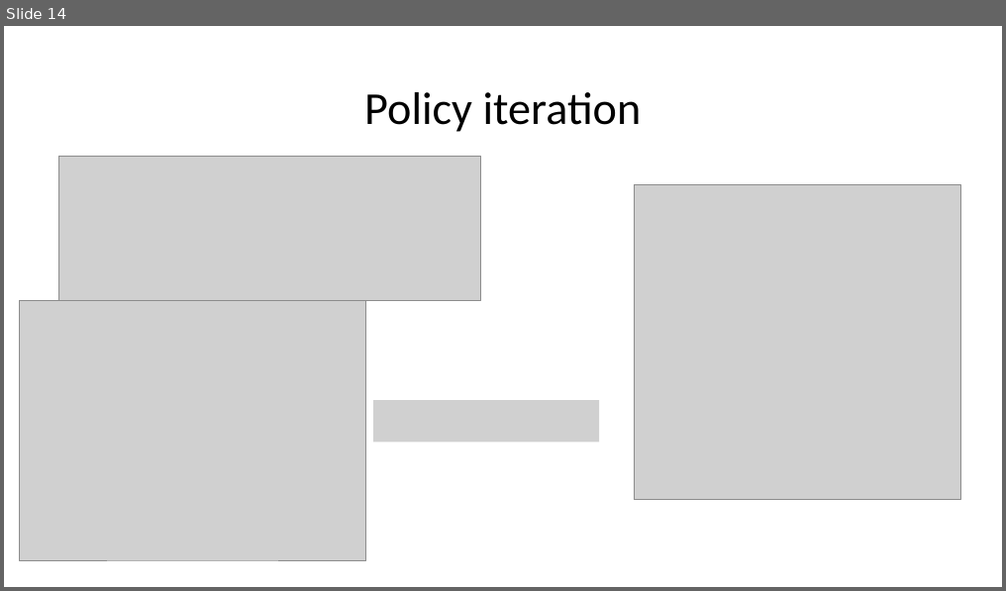
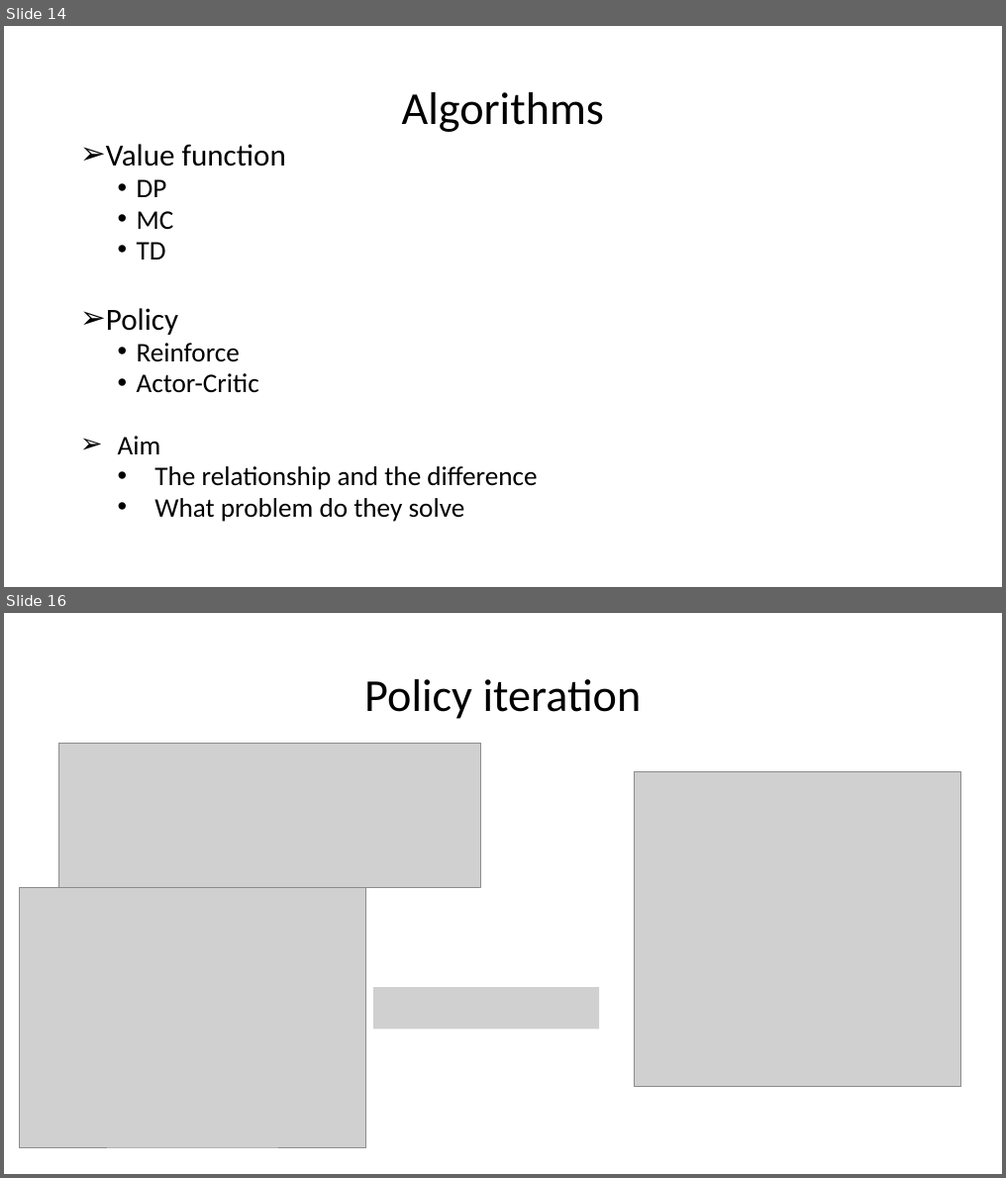
Before and after one commit to xfdywy/RL, a slide deck: FirstSeminar/firstseminar.pptx. Shown one above the other, each under a label of ours: slide 14 before the commit, slides 14 and 16 after it; the slides between them are not shown. The pictures are 1006x591 and 1006x1178 pixels, drawn with LibreOffice and Linux fonts; fonts in the diff are those of the drawing; grey boxes stand for pictures. Boxes give left, top, right and bottom in pixels: in the first picture for what was removed or moved away, otherwise in the second. Text is boxed around its words. In the diff, an @@ line names an element or a change of style, - is before the commit and + after.

```diff
--- a/FirstSeminar/firstseminar.pptx
+++ b/FirstSeminar/firstseminar.pptx
@@ slide 14 added at bbox=[4, 26, 1002, 587], background #FFFFFF @@
@@ title added at bbox=[402, 92, 604, 132], 44 pt, text #000000 @@
+Algorithms
@@ text added at bbox=[106, 144, 537, 522], 25.9 pt, text #000000 @@
+➢ Value function
+  • DP
+  • MC
+  • TD
+➢ Policy
+  • Reinforce
+  • Actor-Critic
+  ➢ Aim
+    • The relationship and the difference
+    • What problem do they solve
@@ what was slide 14 is now slide 16 @@
```
Also in this commit, not shown: 4 slides changed, 7 other slides added.
